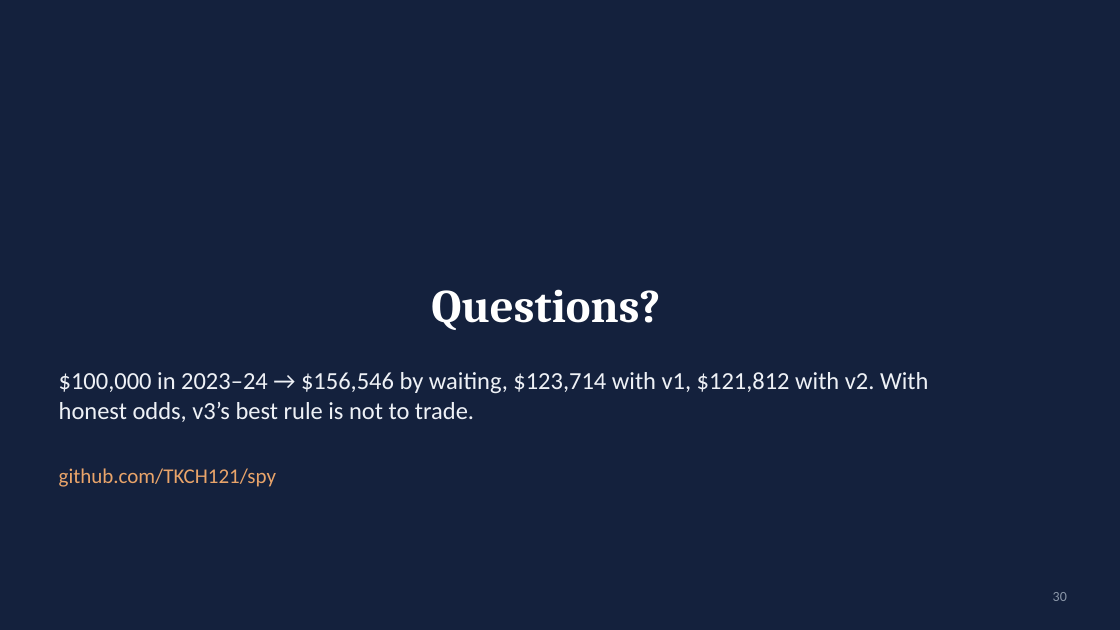
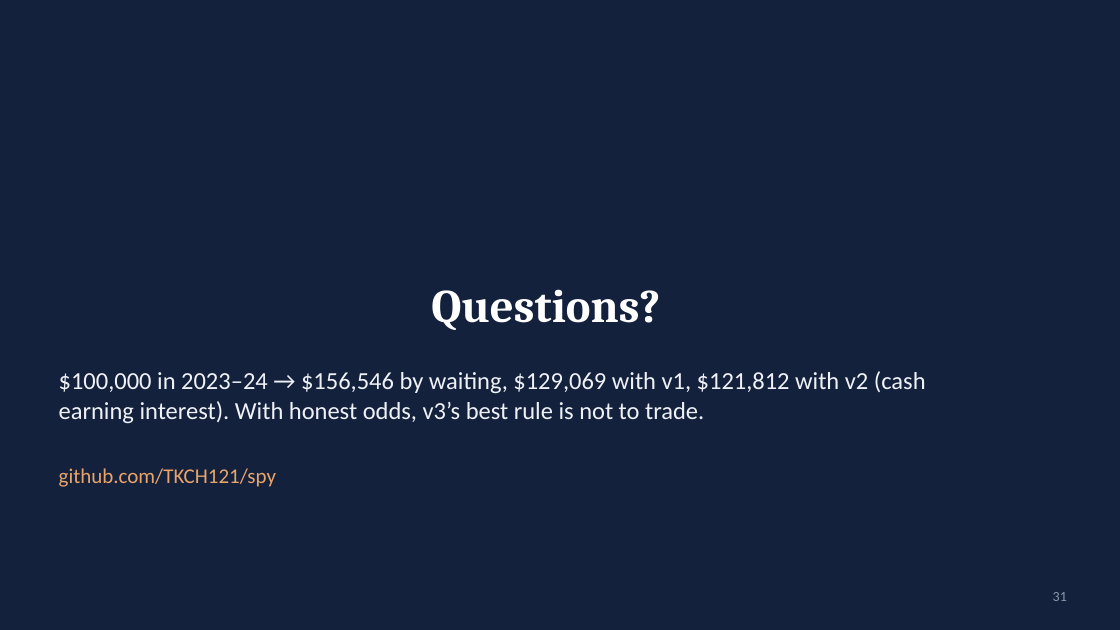
Before and after one commit to TKCH121/spy, a slide deck: slide 31 of presentation/SPY_Model_Presentation.pptx (slide 30 before the commit). Drawn at 1120x630 pixels with LibreOffice and Linux fonts; fonts in the diff are those of the drawing. Boxes give left, top, right and bottom in pixels: in the first picture for what was removed or moved away, otherwise in the second. Text is boxed around its words. In the diff, an @@ line names an element or a change of style, - is before the commit and + after.

```diff
--- a/presentation/SPY_Model_Presentation.pptx
+++ b/presentation/SPY_Model_Presentation.pptx
@@ text at <box>59,371,926,424</box>: text changed @@
-$100,000 in 2023–24 → $156,546 by waiting, $123,714 with v1, $121,812 with v2. With honest odds, v3’s best rule is not to trade.
+$100,000 in 2023–24 → $156,546 by waiting, $129,069 with v1, $121,812 with v2 (cash earning interest). With honest odds, v3’s best rule is not to trade.
@@ page number at <box>1053,592,1067,601</box>: text changed @@
-30
+31
```
Also in this commit, not shown: 7 other slides changed, 1 slide added, 11 other files.
